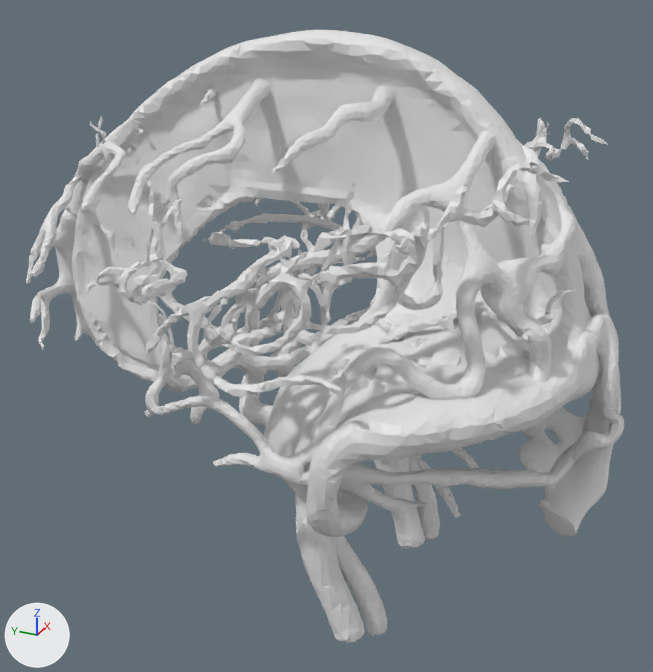
One commit to the glTF model head-neuroanatomy-3d/assets/vasculature.glb: the scene before it, then after it.
Rendered twice from a 50 mm camera at (-235.0, -100.0, 126.0) aimed at (4.0, 8.0, 7.0). Arrows for +X, +Y and +Z are at lower left; the lights stay in place. The picture after the commit comes second. Where no turn or scale is listed for an object, it has been applied to the vertices.

In view in the first picture: 'cerebral_arteries', 'cerebral_veins', 'dural_sinuses'.
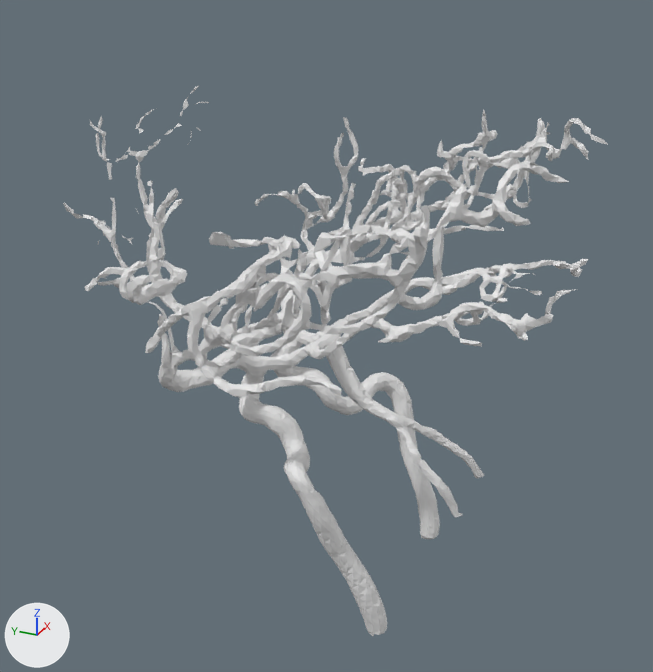
The edits, one by one:
Object 'cerebral_veins' (ob_cerebral_veins) is deleted.
Object 'dural_sinuses' (ob_dural_sinuses) is deleted.

Boxes [x1, y1, x2, y2] around the edits, measured in the pictures (653 x 672 px):
'dural_sinuses', deleted: before [72, 30, 601, 642]
'cerebral_veins', deleted: before [26, 77, 624, 537]
